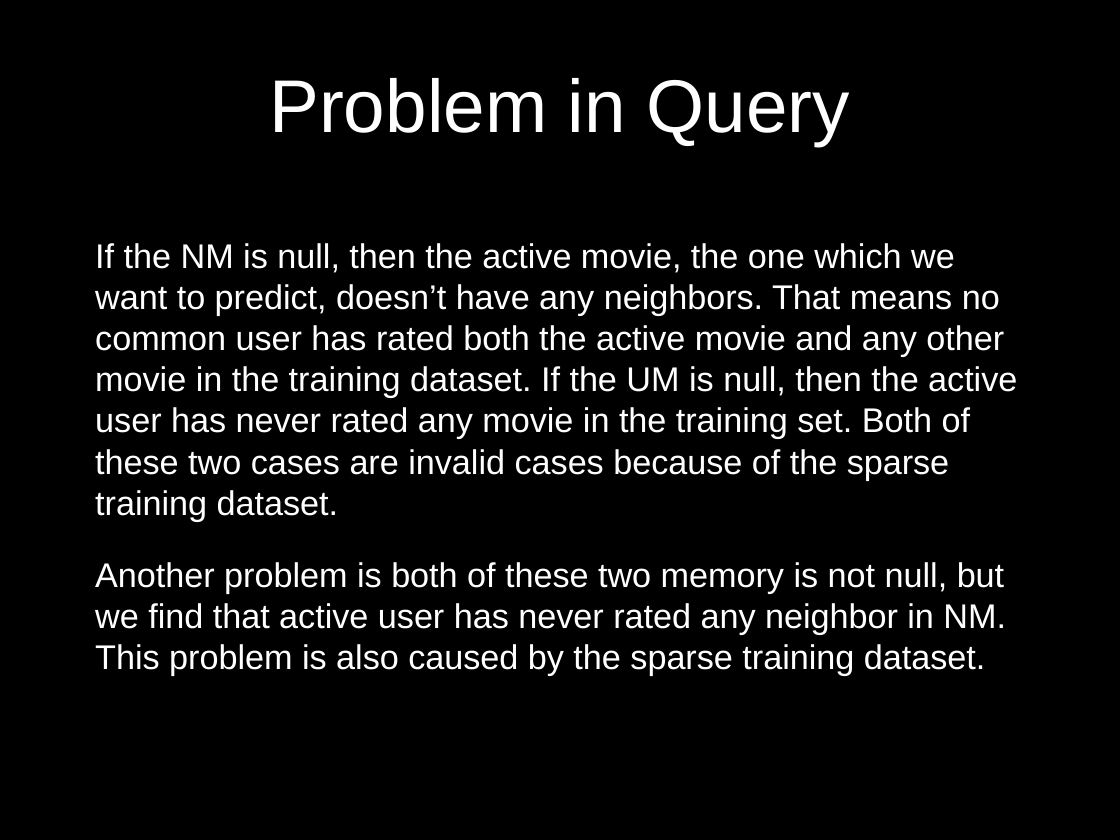
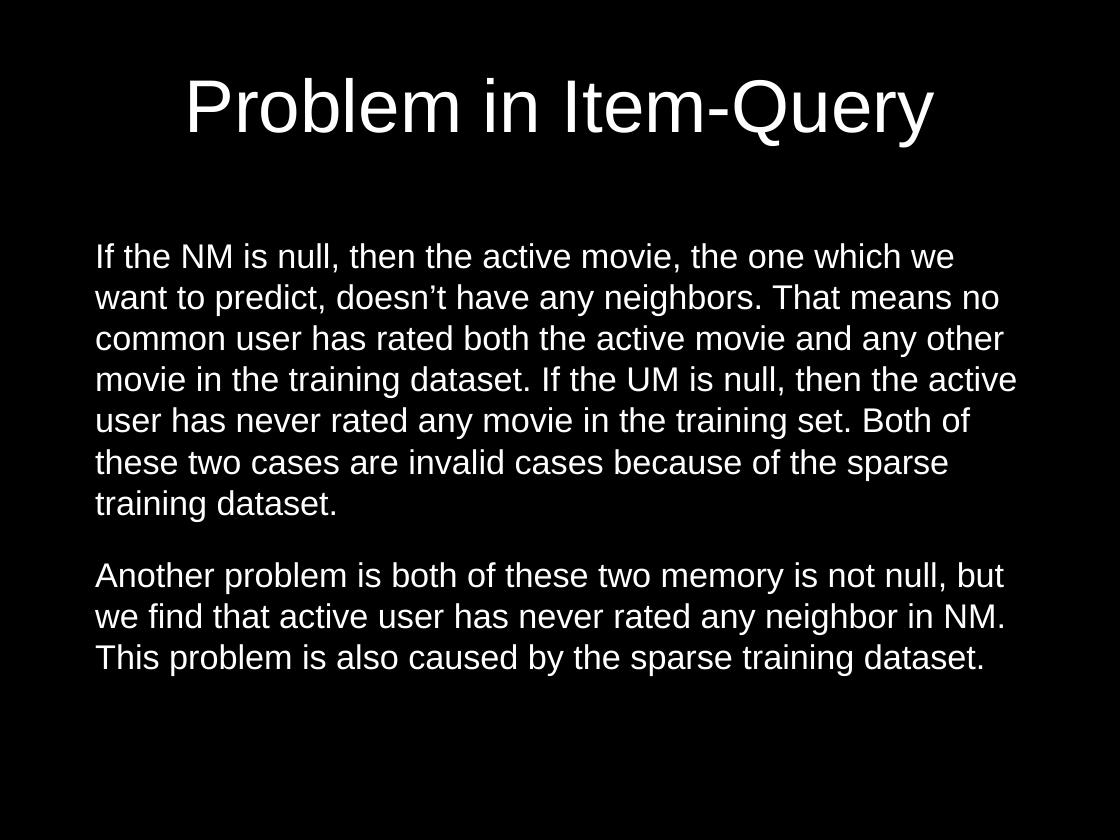
Before and after one commit to UCSBGauchos/MAE-data, a slide deck: slide 16 of Final Presentation.pptx. Drawn at 1120x840 pixels with LibreOffice and Linux fonts; fonts in the diff are those of the drawing; background and template pictures are left out. Boxes give left, top, right and bottom in pixels: in the first picture for what was removed or moved away, otherwise in the second. Text is boxed around its words. In the diff, an @@ line names an element or a change of style, - is before the commit and + after.

```diff
--- a/Final Presentation.pptx
+++ b/Final Presentation.pptx
@@ title at box(184, 78, 935, 146): text changed @@
-Problem in Query
+Problem in Item-Query
```
Also in this commit, not shown: 4 other slides changed, 6 slides added.
